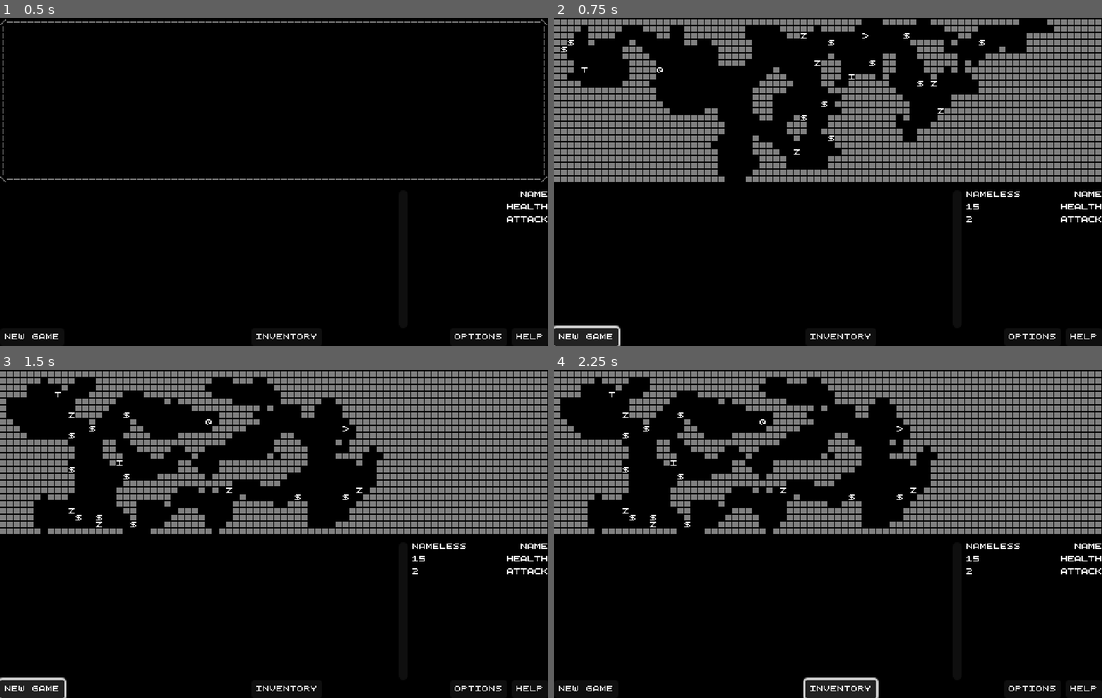
Above: before the commit, frames 1-4 (two rows, left to right).
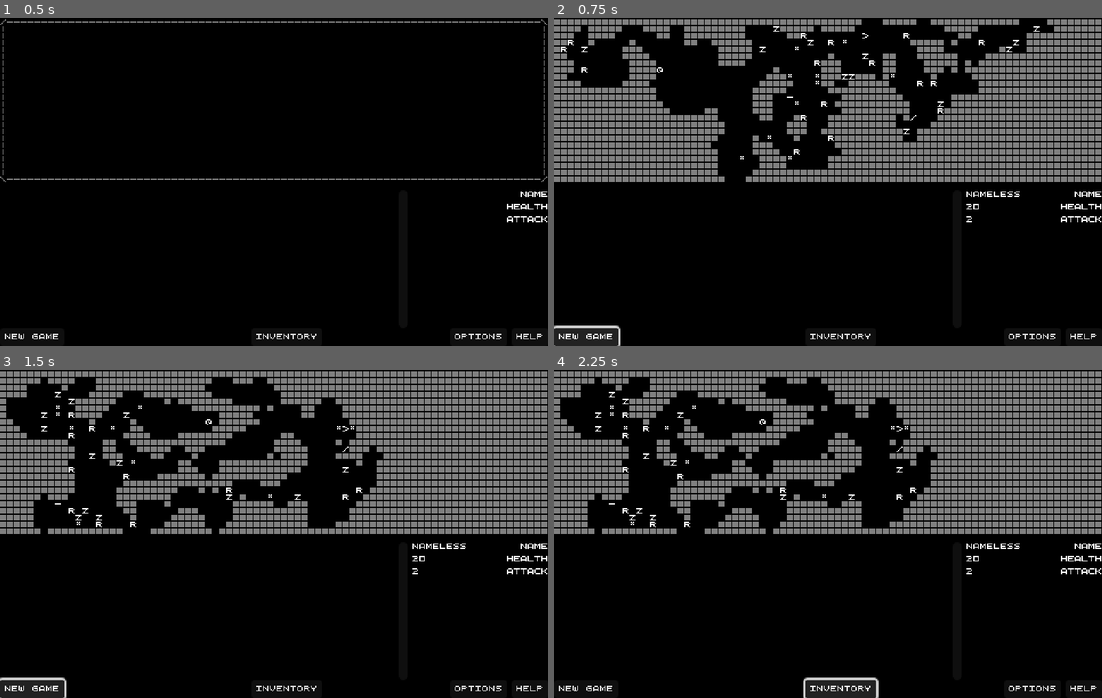
Above: after the commit, the same moments.

Repository: k4gi/7drl2023
Game: Godot game, scene res://Game.tscn
Same seed, same stepped clock (60 frames per second), same inputs: the game is played once before the commit and once after it.
Inputs:
- Up to frame 1 (0.5 s): no input
- Up to frame 2 (0.75 s): click "New Game" at 0.5 s
- Up to frame 3 (1.5 s): click "New Game" at 1.25 s
- Up to frame 4 (2.25 s): click "Inventory" at 2 s

Frame 1 is identical in both runs. In frame 2, 0.3% of the frame differs, in the area x 1-89%, y 2-59%; in frame 3, 0.3%; in frame 4, 0.3%.

Commit message:
enemies that move more than one space at a time!

Diff:
--- a/Data.gd
+++ b/Data.gd
@@ -2,18 +2,20 @@
 
 
 const ITEM_LIST = {
-	"money": { "name": "money", "char": "$", "interact": false, "value": 1, "equip": null,  },
+	"money": { "name": "money", "char": "*", "interact": false, "value": 1, "equip": null,  },
 	"stair": { "name": "staircase", "char": ">", "interact": true },
-	"sword": { "name": "sword", "char": "T", "interact": false, "value": 2, "equip": "weapon", "effect": {"attack": 2} },
-	"knife": { "name": "knife", "char": "I", "interact": false, "value": 1, "equip": "weapon", "effect": {"attack": 1} },
+	"sword": { "name": "sword", "char": "/", "interact": false, "value": 2, "equip": "weapon", "effect": {"attack": 2} },
+	"knife": { "name": "knife", "char": "-", "interact": false, "value": 1, "equip": "weapon", "effect": {"attack": 1} },
 }
 
 
 const ENEMY_LIST = {
-	"zombie": { "name": "zamble", "char": "Z", "hp": 3, "attack": 1, "move_delay": 1, "notice_range": 8}
+	"zombie": { "name": "zamble", "char": "Z", "hp": 3, "attack": 1, "move_delay": 1, "move_range": 1, "notice_range": 8 },
+	"rat": { "name": "mini rat", "char": "R", "hp": 2, "attack": 1, "move_delay": 0, "move_range": 2, "notice_range": 12 },
+	"frog": { "name": "canetoad", "char": "F", "hp": 4, "attack": 2, "move_delay": 2, "move_range": 3, "notice_range": 14 },
 }
 
 
 const CHARACTER_LIST = {
-	"default": { "name": "nameless", "hp": 15, "attack": 2}
+	"default": { "name": "nameless", "hp": 20, "attack": 2}
 }
--- a/Enemy.gd
+++ b/Enemy.gd
@@ -10,6 +10,7 @@
 var enemy_id = "zombie"
 
 var current_move_delay = 0
+var current_move_range = 0
 
 var enemy_stats = {}
 
--- a/Game.gd
+++ b/Game.gd
@@ -71,12 +71,17 @@
 	spawn_item(empty_map_squares[random_square], "stair")
 	empty_map_squares.remove_at(random_square)
 
-	#to start with we will spawn . . . FIVE enemies
-	for five_times in range(0,5):
+	var number_of_rats = randi() % ( empty_map_squares.size() / 40 ) + 5
+	for each_time in range(0,number_of_rats):
 		random_square  = random.randi() % empty_map_squares.size()
-		spawn_enemy(empty_map_squares[random_square])
+		spawn_enemy(empty_map_squares[random_square], "rat")
 		empty_map_squares.remove_at(random_square)
 
+	var number_of_zombies = randi() % ( empty_map_squares.size() / 50 ) + 6
+	for each_time in range(0,number_of_zombies):
+		random_square  = random.randi() % empty_map_squares.size()
+		spawn_enemy(empty_map_squares[random_square], "zombie")
+		empty_map_squares.remove_at(random_square)
 	#ten coins, let's say
 	for ten_times in range(0,10):
 		random_square = random.randi() % empty_map_squares.size()
@@ -140,6 +145,10 @@
 
 	State.character_stats = {}
 	State.character_inventory = {}
+
+	for each_child in %Messages.get_children():
+		%Messages.remove_child(each_child)
+		each_child.queue_free()
 
 
 func reset_entities():
@@ -162,7 +171,10 @@
 
 	var random_square = random.randi() % empty_map_squares.size()
 
-	spawn_enemy( empty_map_squares[random_square] )
+	if randi() % 10 < 5:
+		spawn_enemy( empty_map_squares[random_square], "rat" )
+	else:
+		spawn_enemy( empty_map_squares[random_square], "zombie" )
 
 
 func _on_character_attempt_move_to(pos):
@@ -211,12 +223,35 @@
 	#if i want enemies to move in more than one way i should give each of them their own movement function
 	for each_enemy in %Enemies.get_children():
 		var path_to_character = pathfinding.get_id_path( $Map.local_to_map( each_enemy.get_position() ), $Map.local_to_map( Character.get_position() ) )
+
+		#activating enemies within range
 		if not each_enemy.get("is_active"):
-			#uhh how far away should they be to see you... TEN
 			if path_to_character.size() < each_enemy.enemy_stats["notice_range"]:
 				each_enemy.set("is_active", true)
+
+		#moving and attacking
 		if each_enemy.get("is_active"):
-			if path_to_character.size() == 2: #adjacent to character, attacking time
+			if path_to_character.size() > 2: #far enough away to move toward character
+				if each_enemy.current_move_delay > 0:
+					each_enemy.current_move_delay -= 1
+				else: #it's time to move
+					each_enemy.current_move_delay = each_enemy.enemy_stats["move_delay"]
+					each_enemy.current_move_range = each_enemy.enemy_stats["move_range"]
+
+					if each_enemy.current_move_range > path_to_character.size() - 2:
+						each_enemy.set_position( $Map.map_to_local( path_to_character[-2] ) )
+						each_enemy.current_move_range -= path_to_character.size() - 2
+					else:
+						each_enemy.set_position( $Map.map_to_local( path_to_character[each_enemy.current_move_range] ) )
+						each_enemy.current_move_range = 0
+					#moving is happening, so we can see if we need to change colour
+					each_enemy.set_colour_normal()
+					for each_item in %Items.get_children():
+						if each_item.get_position() == each_enemy.get_position():
+							each_enemy.set_colour_invert()
+							break
+
+			if path_to_character.size() == 2 or each_enemy.current_move_range > 0: #adjacent to character, attacking time
 				add_message("%s strikes you for %d damage!" % [each_enemy.enemy_stats["name"], each_enemy.enemy_stats["attack"]])
 				State.character_stats["hp"] -= Data.ENEMY_LIST[each_enemy.enemy_id]["attack"]
 				if State.character_stats["hp"] <= 0:
@@ -226,18 +261,6 @@
 					Character.queue_free()
 					Character = null
 					return
-			else: #far enough away to move toward character
-				if each_enemy.current_move_delay > 0:
-					each_enemy.current_move_delay -= 1
-				else: #it's time to move
-					each_enemy.current_move_delay = each_enemy.enemy_stats["move_delay"]
-					each_enemy.set_position( $Map.map_to_local( path_to_character[1] ) )
-					#moving is happening, so we can see if we need to change colour
-					each_enemy.set_colour_normal()
-					for each_item in %Items.get_children():
-						if each_item.get_position() == each_enemy.get_position():
-							each_enemy.set_colour_invert()
-							break
 
 
 func add_message(message: String):
--- a/Map.gd
+++ b/Map.gd
@@ -17,7 +17,7 @@
 const EMPTY_SPACE = Vector2i(0,0)
 
 #which of these tiles are walls?
-const WALLS = [VERTICAL_BAR, HYPHEN, FORWARD_SLASH, BACK_SLASH, SOLID_SQUARE]
+const WALLS = [SOLID_SQUARE]
 
 
 func is_wall_at(pos: Vector2):
